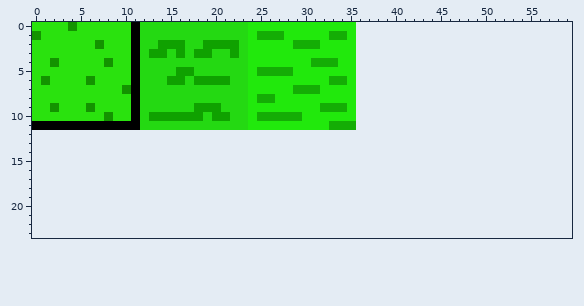
Pixel-art sprite -- assets/tiles/surface_ground.png. Above, as it was before the edit.
The file is 36x12 pixels. The old version is drawn lined up with the new one, on the new canvas.
Now the later version:
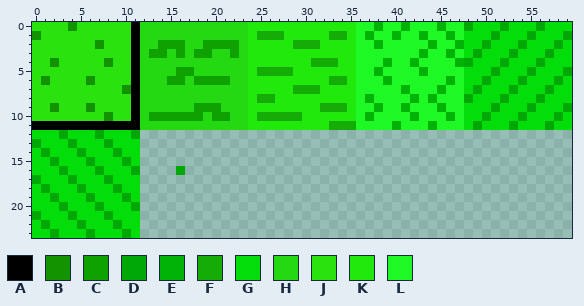
Palette (. is transparent): A #000000  B #139300  C #0fa100  D #00a806  E #00b205  F #14ad05  G #03dd0a  H #24d912  J #2ae20e  K #21e90c  L #1ef824
Diff:
canvas 36x12 -> 60x24
Colour D is added in row 0 at x 48, 52 and 56; in row 1 at x 51, 55 and 59; in row 2 at x 50, 54 and 58; in row 3 at x 49, 53 and 57; in row 4 at x 48, 52 and 56; in row 5 at x 51, 55 and 59.
Colour D is added in row 6 at x 50, 54 and 58; in row 7 at x 49, 53 and 57; in row 8 at x 48, 52 and 56; in row 9 at x 51, 55 and 59; in row 10 at x 50, 54 and 58; in row 11 at x 49, 53 and 57.
Colour D is added in row 12 at x 3, 7 and 11; in row 13 at x 0, 4 and 8; in row 14 at x 1, 5 and 9; in row 15 at x 2, 6 and 10; in row 16 at x 3, 7, 11 and 16; in row 17 at x 0, 4 and 8.
Colour D is added in row 18 at x 1, 5 and 9; in row 19 at x 2, 6 and 10; in row 20 at x 3, 7 and 11; in row 21 at x 0, 4 and 8; in row 22 at x 1, 5 and 9; in row 23 at x 2, 6 and 10.
Colour E is added in row 0 at x 38, 41 and 45; in row 1 at x 37, 40, 43 and 46; in row 2 at x 38, 44 and 47; in row 3 at x 43 and 46; in row 4 at x 39, 42 and 47; in row 5 at x 38 and 43.
Colour E is added in row 6 at x 39 and 46; in row 7 at x 41 and 45; in row 8 at x 37, 42 and 44; in row 9 at x 38, 41 and 45; in row 10 at x 37, 42 and 46; in row 11 at x 40 and 44.
Colour G is added in row 0 at x 49 to 51, 53 to 55 and 57 to 59; in row 1 at x 48 to 50, 52 to 54 and 56 to 58; in row 2 at x 48 to 49, 51 to 53, 55 to 57 and 59; in row 3 at x 48, 50 to 52, 54 to 56 and 58 to 59; in row 4 at x 49 to 51, 53 to 55 and 57 to 59; in row 5 at x 48 to 50, 52 to 54 and 56 to 58.
Colour G is added in row 6 at x 48 to 49, 51 to 53, 55 to 57 and 59; in row 7 at x 48, 50 to 52, 54 to 56 and 58 to 59; in row 8 at x 49 to 51, 53 to 55 and 57 to 59; in row 9 at x 48 to 50, 52 to 54 and 56 to 58; in row 10 at x 48 to 49, 51 to 53, 55 to 57 and 59; in row 11 at x 48, 50 to 52, 54 to 56 and 58 to 59.
Colour G is added in row 12 at x 0 to 2, 4 to 6 and 8 to 10; in row 13 at x 1 to 3, 5 to 7 and 9 to 11; in row 14 at x 0, 2 to 4, 6 to 8 and 10 to 11; in row 15 at x 0 to 1, 3 to 5, 7 to 9 and 11; in row 16 at x 0 to 2, 4 to 6 and 8 to 10; in row 17 at x 1 to 3, 5 to 7 and 9 to 11.
Colour G is added in row 18 at x 0, 2 to 4, 6 to 8 and 10 to 11; in row 19 at x 0 to 1, 3 to 5, 7 to 9 and 11; in row 20 at x 0 to 2, 4 to 6 and 8 to 10; in row 21 at x 1 to 3, 5 to 7 and 9 to 11; in row 22 at x 0, 2 to 4, 6 to 8 and 10 to 11; in row 23 at x 0 to 1, 3 to 5, 7 to 9 and 11.
Colour L is added in row 0 at x 36 to 37, 39 to 40, 42 to 44 and 46 to 47; in row 1 at x 36, 38 to 39, 41 to 42, 44 to 45 and 47; in row 2 at x 36 to 37, 39 to 43 and 45 to 46; in row 3 at x 36 to 42, 44 to 45 and 47; in row 4 at x 36 to 38, 40 to 41 and 43 to 46; in row 5 at x 36 to 37, 39 to 42 and 44 to 47.
Colour L is added in row 6 at x 36 to 38, 40 to 45 and 47; in row 7 at x 36 to 40, 42 to 44 and 46 to 47; in row 8 at x 36, 38 to 41, 43 and 45 to 47; in row 9 at x 36 to 37, 39 to 40, 42 to 44 and 46 to 47; in row 10 at x 36, 38 to 41, 43 to 45 and 47; in row 11 at x 36 to 39, 41 to 43 and 45 to 47.
Where, in picture pixels (left, top, right, bottom), the same in both pictures:
added: (356, 22, 572, 130)
added: (32, 130, 140, 238)
added: (176, 166, 185, 175)
